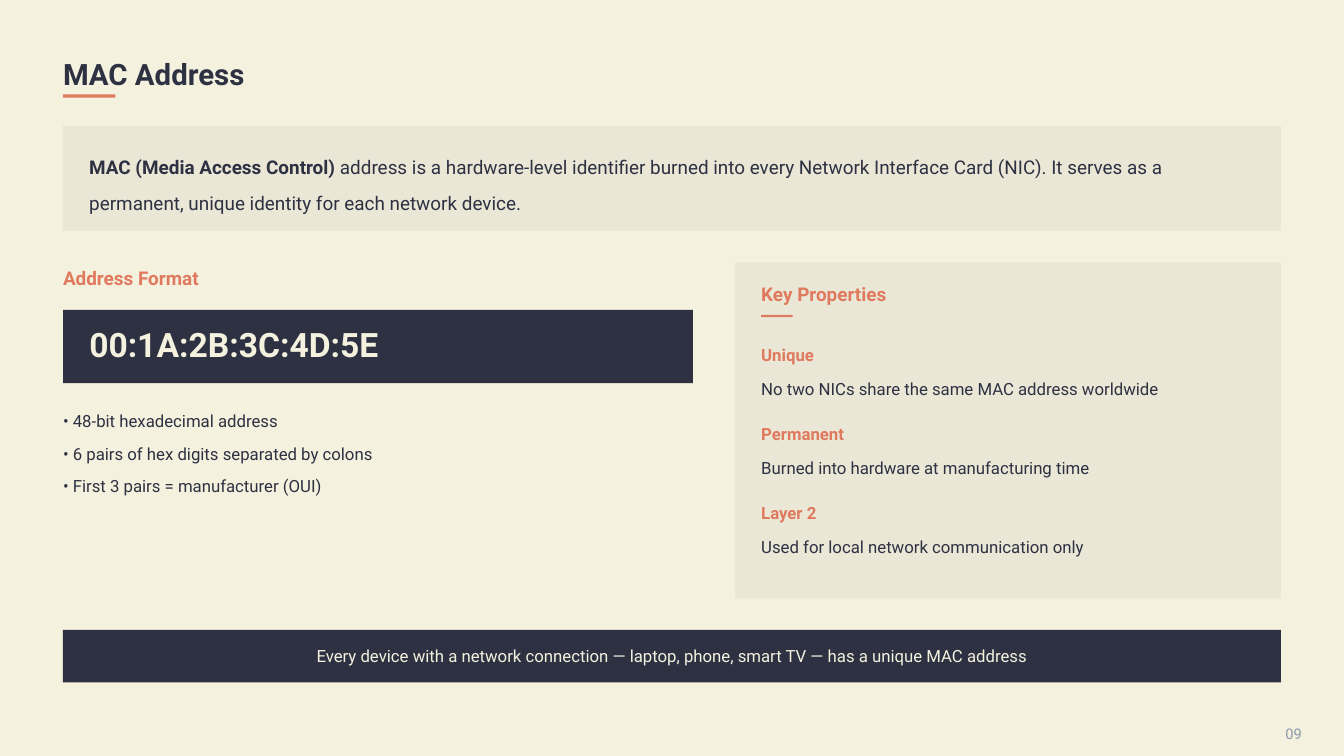
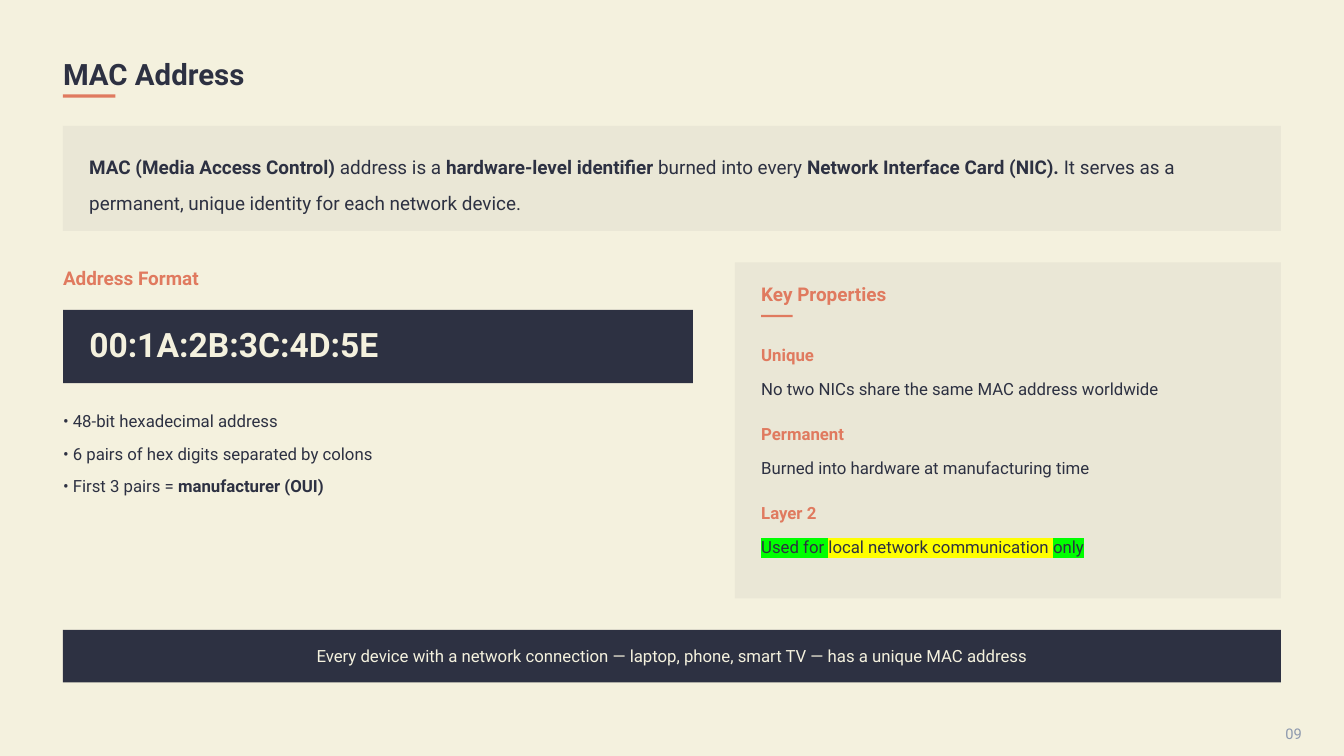
Before and after one commit to nabila-nuzhat/backend, a slide deck: slide 9 of network/sir-slides/4. Networking for Web Developers.pptx. Drawn at 1344x756 pixels with LibreOffice and Linux fonts; fonts in the diff are those of the drawing. Boxes give left, top, right and bottom in pixels: in the first picture for what was removed or moved away, otherwise in the second. Text is boxed around its words. In the diff, an @@ line names an element or a change of style, - is before the commit and + after.

```diff
--- a/network/sir-slides/4. Networking for Web Developers.pptx
+++ b/network/sir-slides/4. Networking for Web Developers.pptx
@@ text "MAC (Media Access Control) address ..." at bbox=[89, 159, 1174, 214]: bold on in "hardware-level identifier Network Interface Card (NIC)." @@
@@ text at bbox=[73, 479, 323, 496]: bold on in "manufacturer (OUI)" @@
@@ text at bbox=[761, 540, 1084, 557]: highlight none to #00FF00 in "Used for only"; highlight none to #FFFF00 in "local network communication" @@
```
Also in this commit, not shown: 1 other slide changed, 18 other files.
